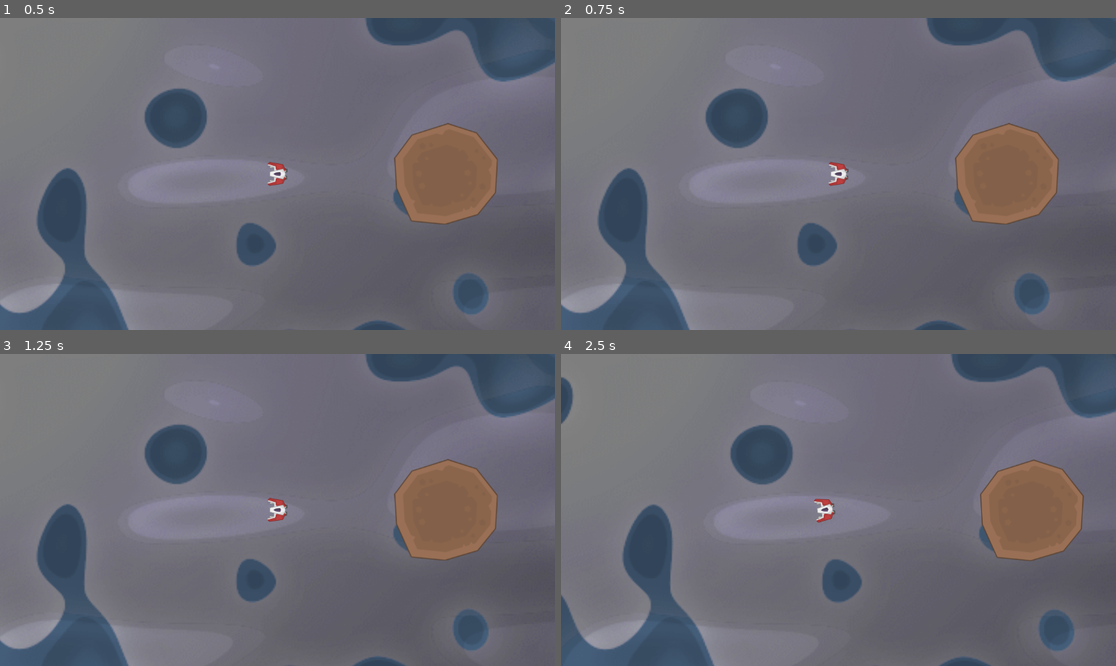
Above: before the commit, frames 1-4 (two rows, left to right).
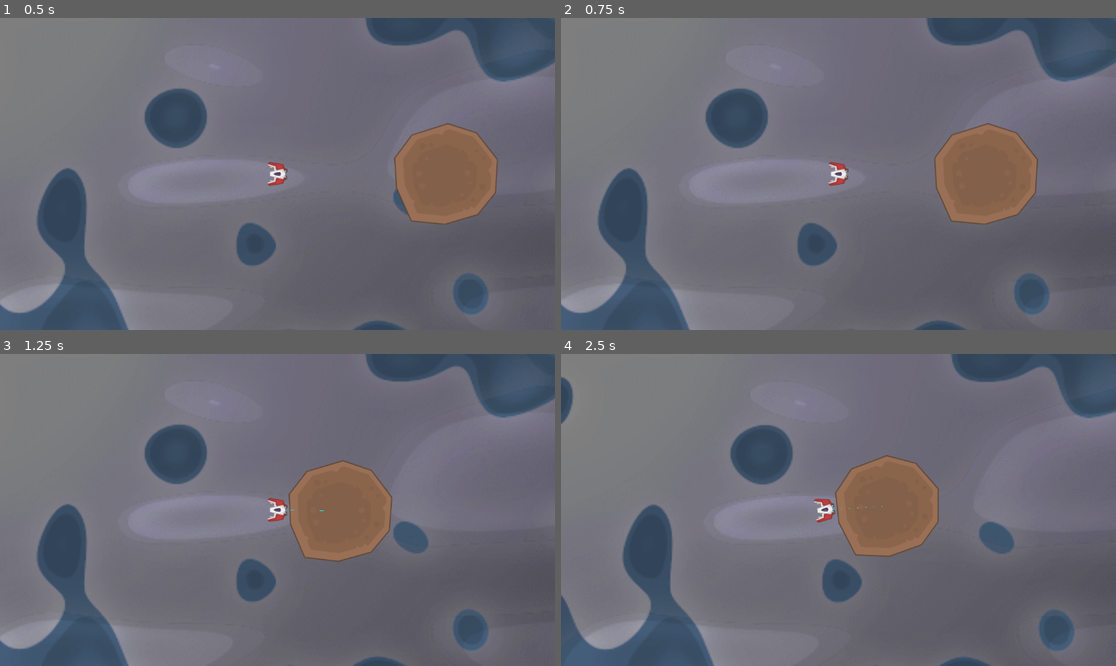
Above: after the commit, the same moments.

Repository: YoungRichShiner/SpaceDeliveryWorking
Game: Godot game, scene res://Scenes/Main.tscn
Same seed, same stepped clock (60 frames per second), same inputs: the game is played once before the commit and once after it.
Inputs (mouse positions are in pixels of both pictures, inside the frame that each line leads up to):
- Up to frame 1 (0.5 s): no input
- Up to frame 2 (0.75 s): tap Enter (ui_accept) at 0.5 s; move the mouse to (960, 158) at 0.52 s; press the mouse at (960, 158) at 0.53 s
- Up to frame 3 (1.25 s): tap Enter (ui_accept) at 0.77 s
- Up to frame 4 (2.5 s): move the mouse to (727, 525) at 1.27 s; release the mouse at (727, 525) at 1.28 s; hold S (Reverse) 1.28-2.03 s; tap W (Go) at 1.35 s; tap Enter (ui_accept) at 1.52 s; click (727, 525) at 1.55 s; move the mouse to (894, 441) at 2.02 s; press the mouse at (894, 441) at 2.03 s; tap A (Turn L) at 2.1 s

Frame 1 is identical in both runs. In frame 2, 2.6% of the frame differs, in the area x 67-90%, y 33-67%; in frame 3, 9.6%; in frame 4, 9.6%, in the area x 47-95%, y 32-67%.

Commit message:
Grapple workin

Diff:
--- a/make-space/Scenes/player_ship.tscn
+++ b/make-space/Scenes/player_ship.tscn
@@ -1,7 +1,7 @@
 [gd_scene load_steps=5 format=3 uid="uid://bna8iso4kf2yc"]
 
 [ext_resource type="Script" path="res://Scripts/rigid_body_2d.gd" id="1_223hb"]
-[ext_resource type="Script" path="res://Scenes/realgrapple_controller.gd" id="2_655ih"]
+[ext_resource type="Script" path="res://Scripts/realgrapple_controller.gd" id="2_efd5e"]
 [ext_resource type="Texture2D" uid="uid://bp0lf6uqiyljj" path="res://Assets/spaceShips_008.png" id="2_sfwnb"]
 
 [sub_resource type="RectangleShape2D" id="RectangleShape2D_dyymp"]
@@ -13,11 +13,10 @@
 script = ExtResource("1_223hb")
 
 [node name="GrappleController" type="Node2D" parent="RigidBody2D"]
-script = ExtResource("2_655ih")
+script = ExtResource("2_efd5e")
 
 [node name="WhipBeam" type="Line2D" parent="RigidBody2D/GrappleController"]
 top_level = true
-z_index = 1
 width = 0.3
 default_color = Color(0.0235294, 1, 1, 1)
 antialiased = true
--- a/make-space/Scripts/realgrapple_controller.gd
+++ b/make-space/Scripts/realgrapple_controller.gd
@@ -24,6 +24,7 @@
 	if event.is_action_pressed("grapple"):
 		if GrappleRay.is_colliding():
 			var obj = GrappleRay.get_collider()
+			is_holding = true
 			if obj is RigidBody2D:  # Only grab physics objects
 				hooked_object = obj
 				HoldTimer.start()  # Start checking for hold
@@ -39,18 +40,31 @@
 			release_grapple()
 
 func _physics_process(delta):
+	global_position = ship.global_position
 	if hooked_object and is_holding:
+		# Check if hooked_object is still valid and in the scene
+		if not is_instance_valid(hooked_object) or not hooked_object.get_parent():
+			release_grapple()
+			return
+
 		# Keep object within max distance
-		var dist = global_position.distance_to(hooked_object.position)
+		var obj_pos = hooked_object.position
+		var obj_global = hooked_object.global_position
+
+		var dist = global_position.distance_to(obj_pos)
 		if dist > max_distance:
 			release_grapple()  # Snap if too far
-		else:
-			# Apply pull force
-			var dir = (global_position - hooked_object.position).normalized()
-			hooked_object.apply_central_impulse(dir * hold_force * delta * 60)
+			return
+
+		# Apply pull force
+		var dir = (global_position - obj_pos).normalized()
+		hooked_object.apply_central_impulse(dir * hold_force * delta * 60)
 
 		# Update whip line visuals
-		WhipBeam.points = [Vector2.ZERO, to_local(hooked_object.position)]
+		if is_instance_valid(hooked_object):
+			WhipBeam.points = [global_position, obj_global]
+		else:
+			release_grapple()
 
 func release_grapple():
 	hooked_object = null
